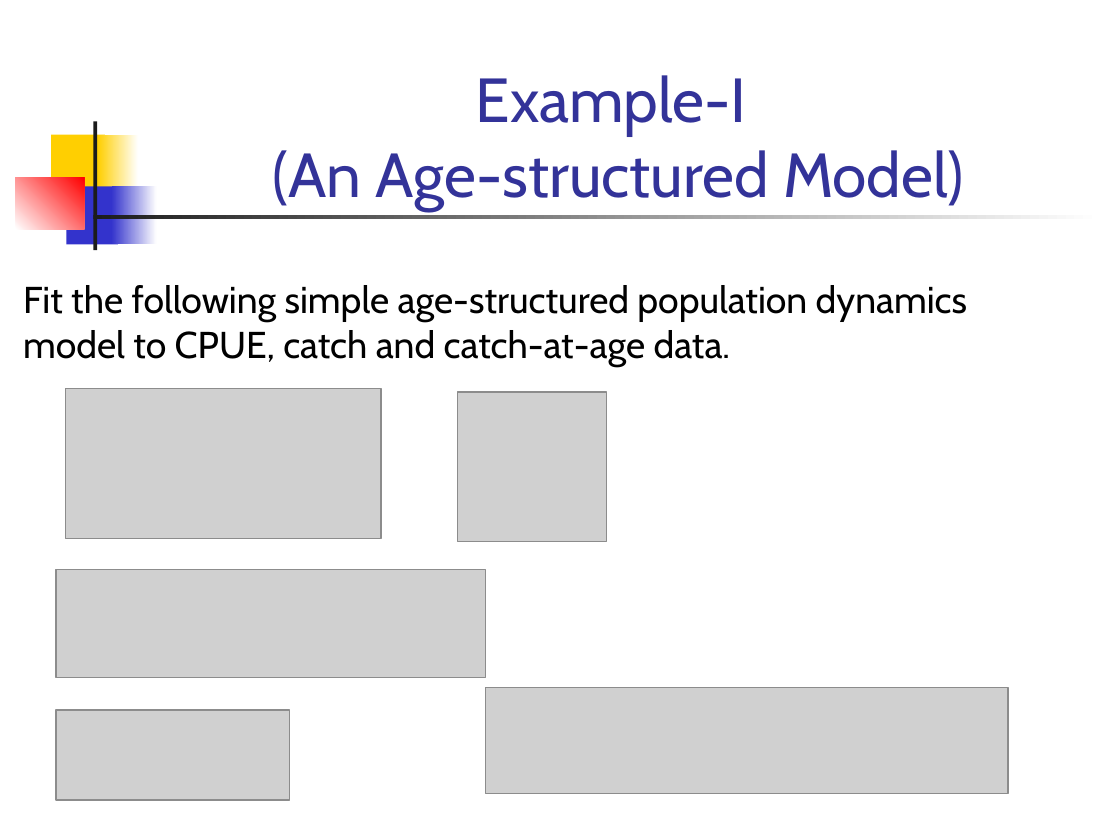
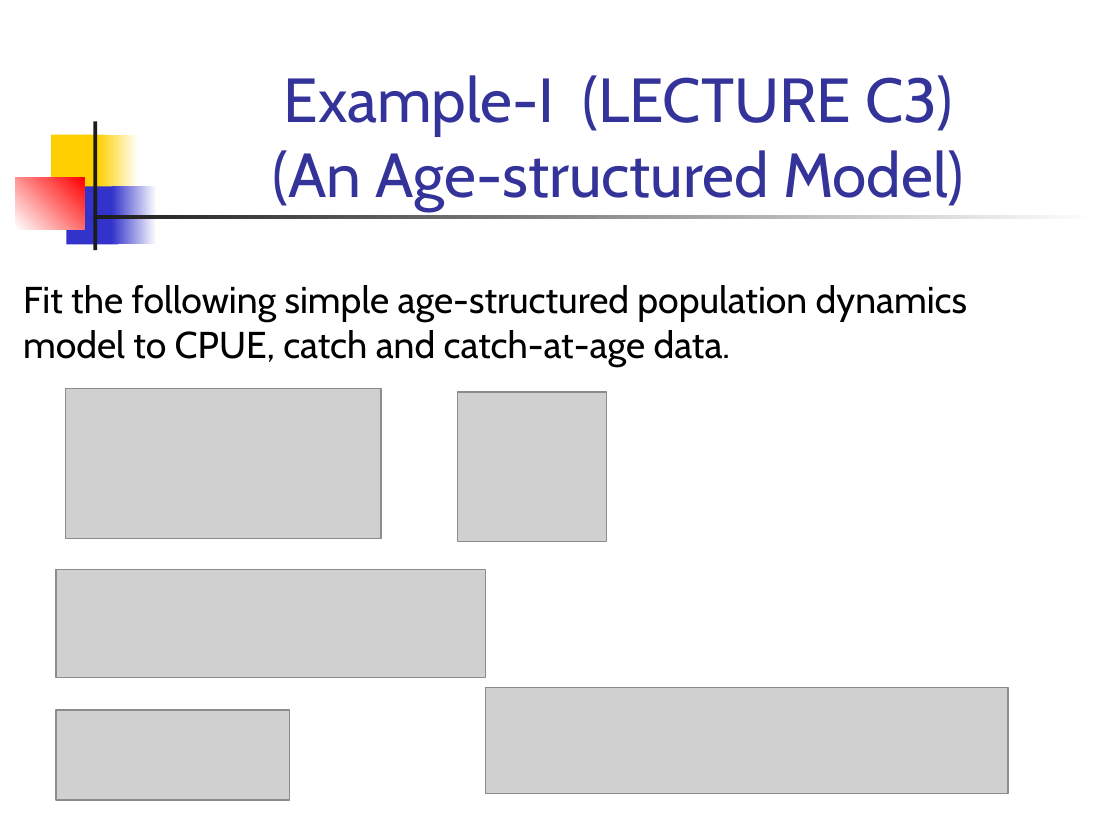
Before and after one commit to briellekwarta19/TMB_workshop, a slide deck: slide 15 of Lectures/LectC.ppt. Drawn at 1120x840 pixels with LibreOffice and Linux fonts; fonts in the diff are those of the drawing; grey boxes stand for pictures. Boxes give left, top, right and bottom in pixels: in the first picture for what was removed or moved away, otherwise in the second. Text is boxed around its words. In the diff, an @@ line names an element or a change of style, - is before the commit and + after.

```diff
--- a/Lectures/LectC.ppt
+++ b/Lectures/LectC.ppt
@@ title at bbox=[272, 75, 964, 211]: text changed @@
-Example-I
-(An Age-structured Model)
+Example-I (LECTURE C3)
+(An Age-structured Model)
```
Also in this commit, not shown: 2 other slides changed, 39 other files.
